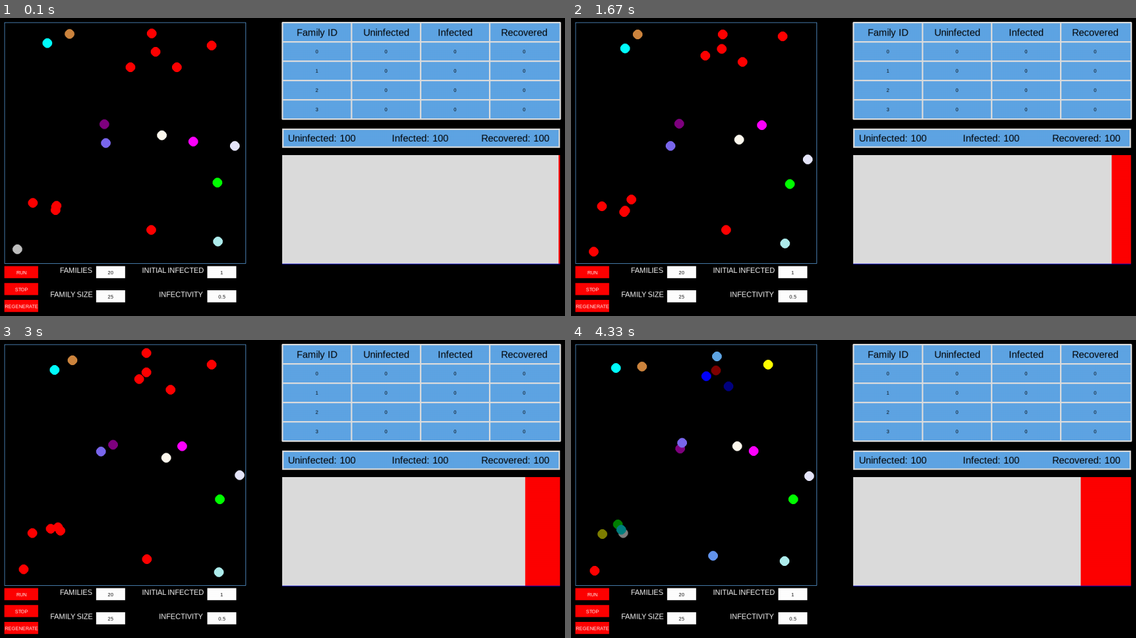
Above: before the commit, frames 1-4 (two rows, left to right).
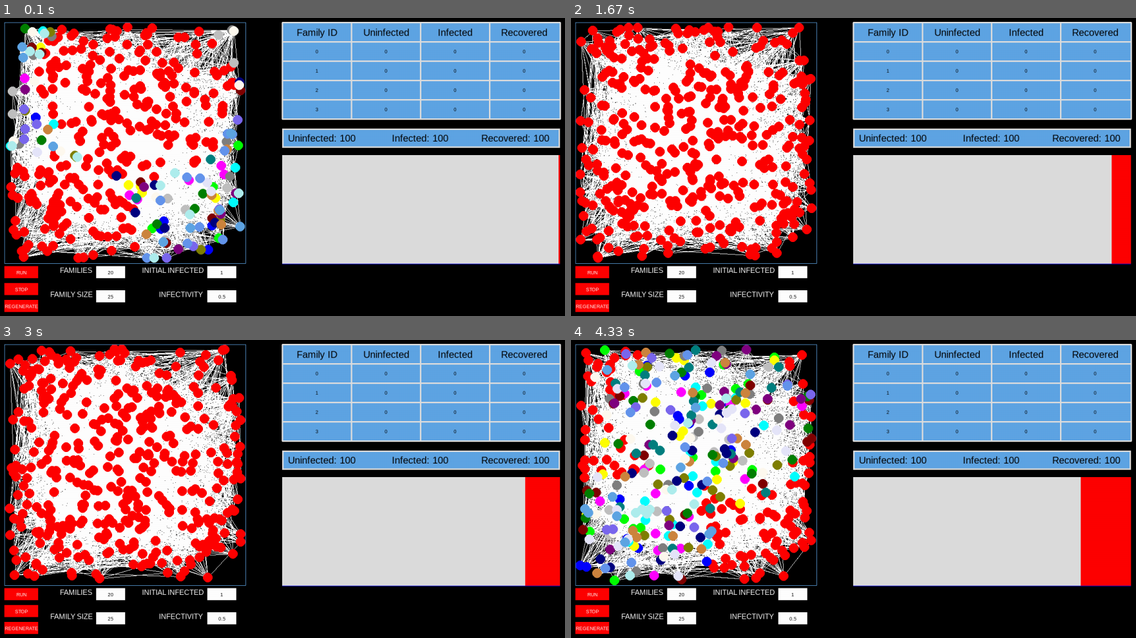
Above: after the commit, the same moments.

Repository: linyirun/EpidemicSimulator
Game: pygame game, started from main.py
The game is run twice, just before and just after one commit, with the same random seed, the same clock (stepped at 60 frames per second) and the same inputs.
Inputs (mouse positions are in pixels of both pictures, inside the frame that each line leads up to):
- Up to frame 1 (0.1 s): no input
- Up to frame 2 (1.67 s): no input
- Up to frame 3 (3 s): click (293, 381) at 2.4 s; click (254, 566) at 2.73 s
- Up to frame 4 (4.33 s): click (836, 435) at 3.07 s; click (768, 423) at 3.4 s; click (1006, 459) at 3.73 s; click (1034, 480) at 4.07 s

The runs differ from the first frame. In frame 1, 30% of the frame differs, in the area x 1-44%, y 1-83%; in frame 2, 30%; in frame 3, 30%; in frame 4, 30%, in the area x 0-44%, y 1-83%.

Commit message:
Fixed None bug

Diff:
--- a/graph.py
+++ b/graph.py
@@ -24,7 +24,6 @@
         to_remove = set()
         for patient in self.infected:
             patient.close_contact = {}
-            print(patient.infection_frame)
             if current_frame - patient.infection_frame > recover_period:
                 patient.state = RECOVERED
                 to_remove.add(patient)
@@ -43,6 +42,7 @@
         newly_infected = set()
         for patient in self.infected:
             for edge in patient.close_contact.values():
-                if edge.infect(close_contact_distance) is not None:
-                    newly_infected.add(edge.infect(close_contact_distance))
+                value = edge.infect(close_contact_distance)
+                if value is not None:
+                    newly_infected.add(value)
         return newly_infected
--- a/main.py
+++ b/main.py
@@ -414,12 +414,12 @@
 
     # for testing purposes
     temp_population = 600
-    num_families = int(fam_b.text)
+    num_families = 20
     # TODO: Implement this using the what the user inputs
     stacked_graph = StackedAreaGraph(temp_population)
     stats_table = StatsTable(num_families)
 
-    simulation = sim(num_families, 1, 5, 100, 3)
+    simulation = sim(num_families, 20, 5, 100, 3)
     simulation.frame()
     main_graph = simulation.simu_graph
 
--- a/simulation.py
+++ b/simulation.py
@@ -62,13 +62,17 @@
             for person in self.simu_graph.infected | self.simu_graph.susceptible | self.simu_graph.recovered:
                 person.make_move()
             #infect
+            # has_none = False
             for person in self.infected:
+                # print(self.simu_graph.make_infection(self.close_contact_distance))
                 person.state = INFECTED
                 person.infection_frame = self.frame_num
                 self.simu_graph.susceptible.remove(person)
                 self.simu_graph.infected.add(person)
             self.simu_graph.update_edge(self.frame_num, self.recover_period, self.close_contact_distance)
+
             self.infected = self.simu_graph.make_infection(self.close_contact_distance)
+
         else:
             print('Done')
 
